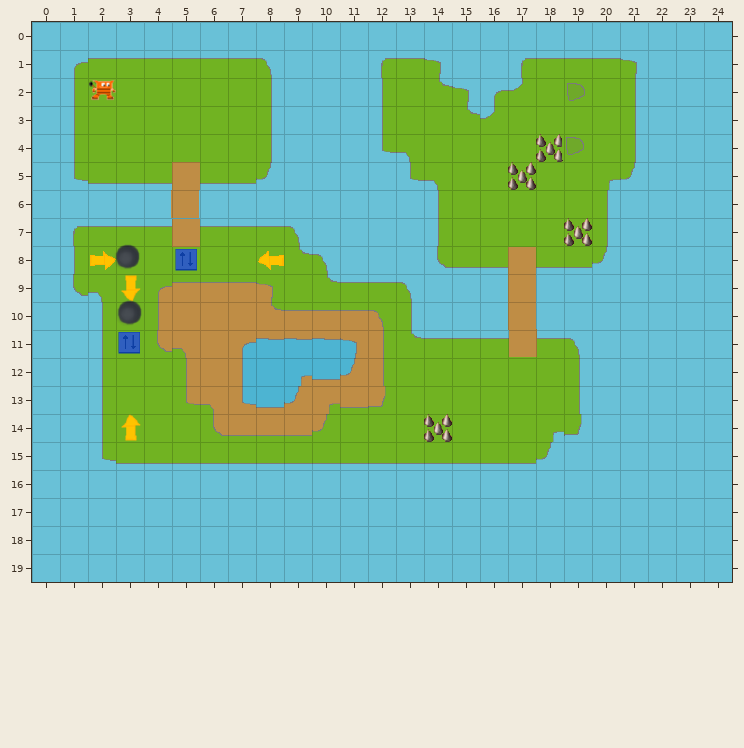
Tiled map, stored at Assets/demo.tmx. Above is the file before it was changed.
Cells are 32x32 px. Shown: x 0..24, y 0..19.
After:
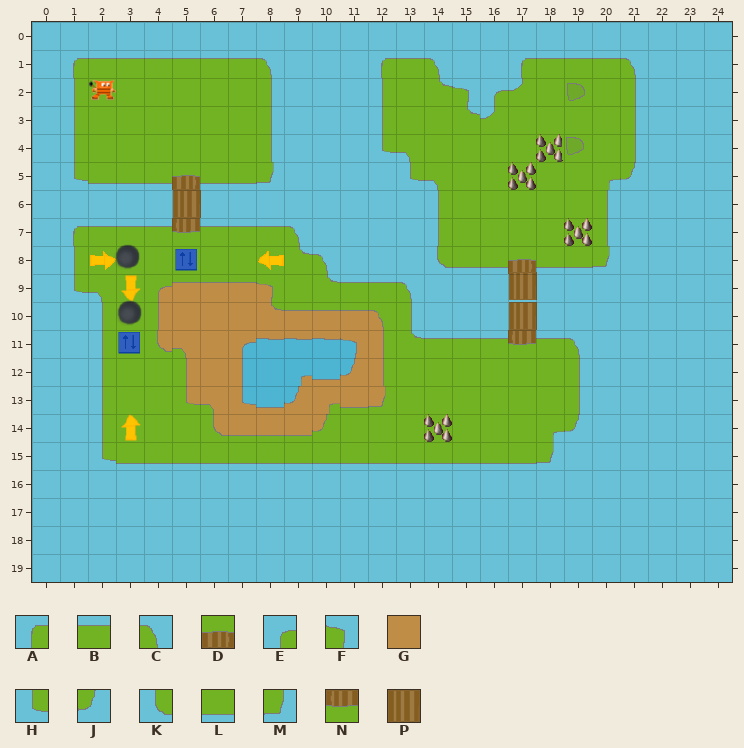
Key: from "BFS Tileset": A 1, B 2, C 3, D 9, E 15, F 19, G 22, H 45, J 49, K 61, L 62, M 63, N 69, P 70.
_ is an empty cell.
Objects are placed by their top-left corner, in cells (3,4 is the top-left corner of cell 3,4); size is 1x1 cell unless given.
Edits made:
Layer "Ground":
Tile E gives way to tile A in row 1 at x 1.
Tile F gives way to tile C in row 1 at x 14 and 21.
Tile L gives way to tile D in row 5 at x 5; in row 8 at x 17.
Tile K gives way to tile H in row 9 at x 1.
Tile M gives way to tile J in row 14 at x 19.
Tile J gives way to tile M in row 5 at x 8; in row 8 at x 20; in row 15 at x 18.
Tile B gives way to tile N in row 7 at x 5; in row 11 at x 17.
Layer "Ground Entities":
A new object: P at 5,6.
A new object: P at 17,8.9.
A new object: P at 17,10.
Object G at 5,5 is removed.
Object G at 5,6 is removed.
Object G at 5,7 is removed.
Object G at 17,8 is removed.
Object G at 17,9 is removed.
Object G at 17,10 is removed.
Object G at 17,11 is removed.
